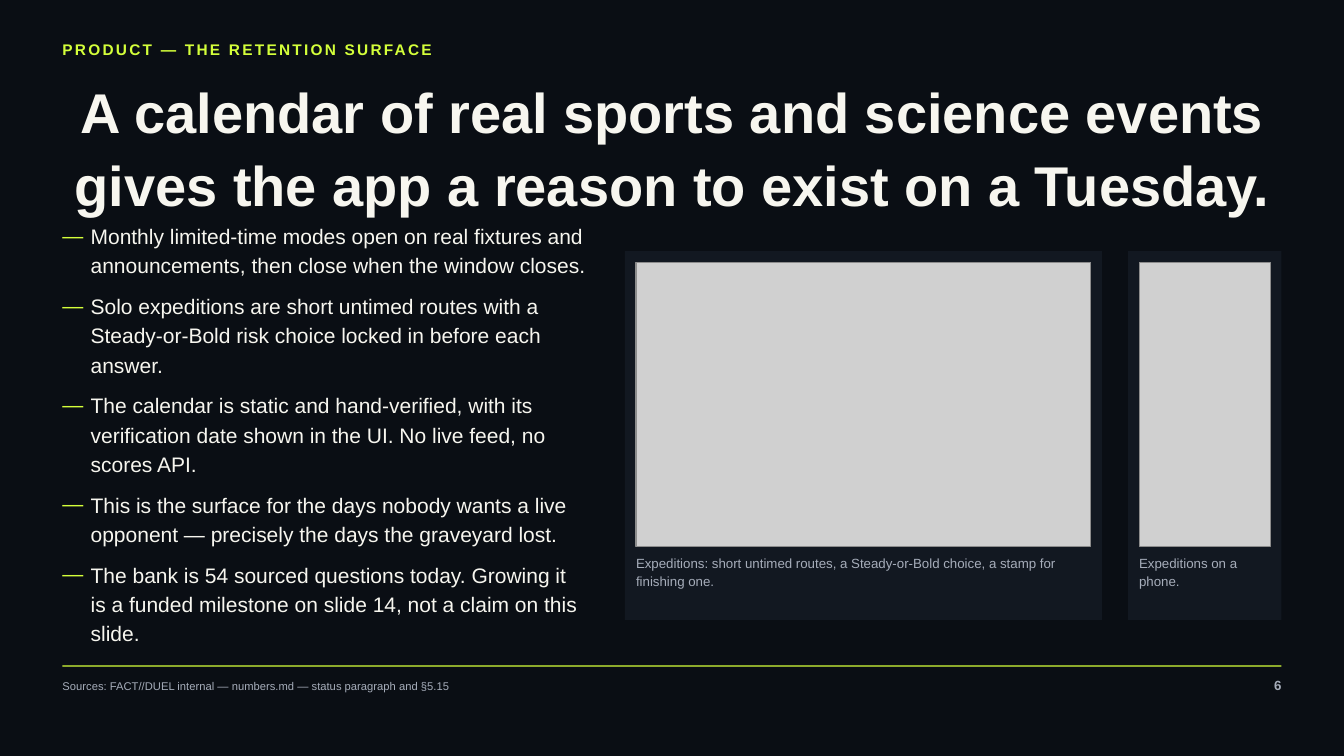
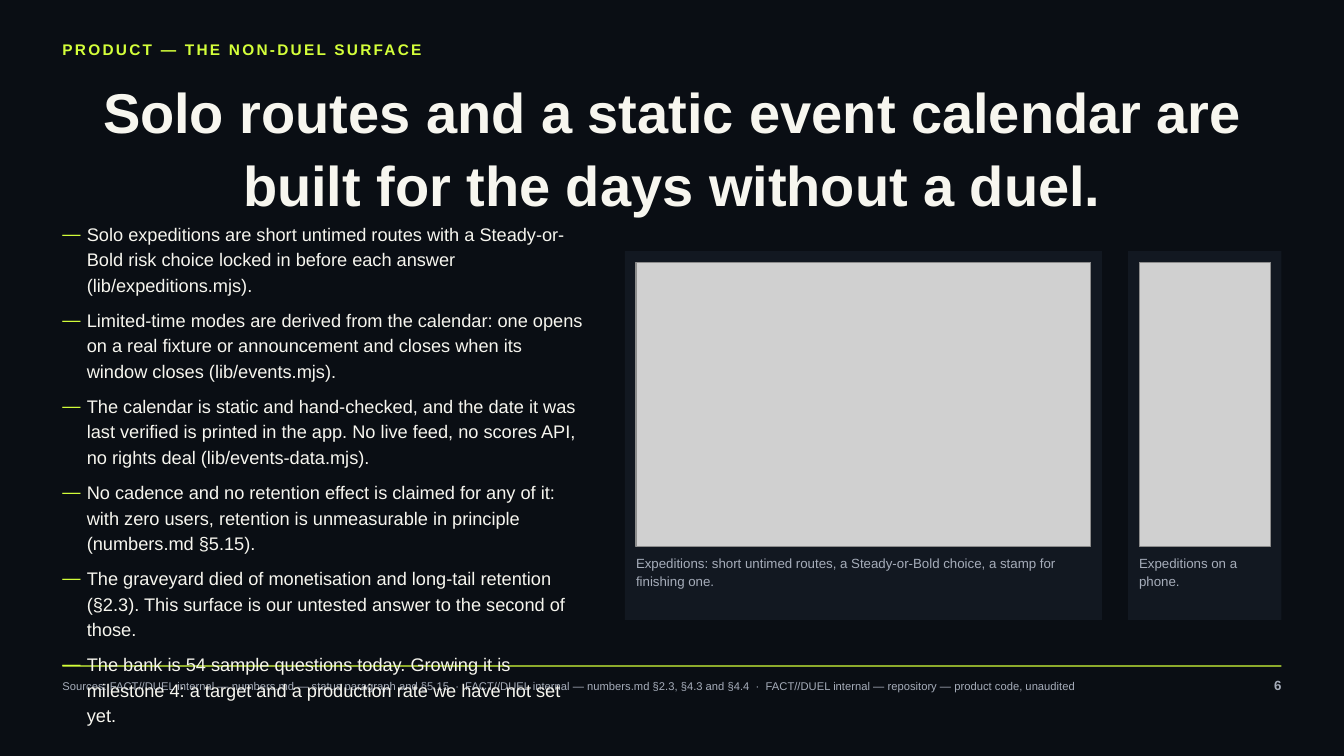
Before and after one commit to occult-kranti/fact-duel, a slide deck: slide 6 of public/product/investor/factduel-seed-deck.pptx. Drawn at 1344x756 pixels with LibreOffice and Linux fonts; fonts in the diff are those of the drawing; grey boxes stand for pictures. Boxes give left, top, right and bottom in pixels: in the first picture for what was removed or moved away, otherwise in the second. Text is boxed around its words. In the diff, an @@ line names an element or a change of style, - is before the commit and + after.

```diff
--- a/public/product/investor/factduel-seed-deck.pptx
+++ b/public/product/investor/factduel-seed-deck.pptx
@@ title at (103, 92, 1241, 216): text changed @@
-A calendar of real sports and science events gives the app a reason to exist on a Tuesday.
+Solo routes and a static event calendar are built for the days without a duel.
@@ text at (87, 227, 583, 726): text changed; size 15 to 13 pt @@
-— Monthly limited-time modes open on real fixtures and announcements, then close when the window closes.
-— Solo expeditions are short untimed routes with a Steady-or-Bold risk choice locked in before each answer.
-— The calendar is static and hand-verified, with its verification date shown in the UI. No live feed, no scores API.
-— This is the surface for the days nobody wants a live opponent — precisely the days the graveyard lost.
-— The bank is 54 sourced questions today. Growing it is a funded milestone on slide 14, not a claim on this slide.
+— Solo expeditions are short untimed routes with a Steady-or-Bold risk choice locked in before each answer (lib/expeditions.mjs).
+— Limited-time modes are derived from the calendar: one opens on a real fixture or announcement and closes when its window closes (lib/events.mjs).
+— The calendar is static and hand-checked, and the date it was last verified is printed in the app. No live feed, no scores API, no rights deal (lib/events-data.mjs).
+— No cadence and no retention effect is claimed for any of it: with zero users, retention is unmeasurable in principle (numbers.md §5.15).
+— The graveyard died of monetisation and long-tail retention (§2.3). This surface is our untested answer to the second of those.
+— The bank is 54 sample questions today. Growing it is milestone 4: a target and a production rate we have not set yet.
@@ text at (87, 657, 118, 671): text changed @@
-PRODUCT — THE RETENTION SURFACE
+PRODUCT — THE NON-DUEL SURFACE
@@ text at (62, 681, 1074, 692): text changed @@
-Sources: FACT//DUEL internal — numbers.md — status paragraph and §5.15
+Sources: FACT//DUEL internal — numbers.md — status paragraph and §5.15 · FACT//DUEL internal — numbers.md §2.3, §4.3 and §4.4 · FACT//DUEL internal — repository — product code, unaudited
```
Also in this commit, not shown: 22 other slides changed, 1 slide added, 11 other files.
